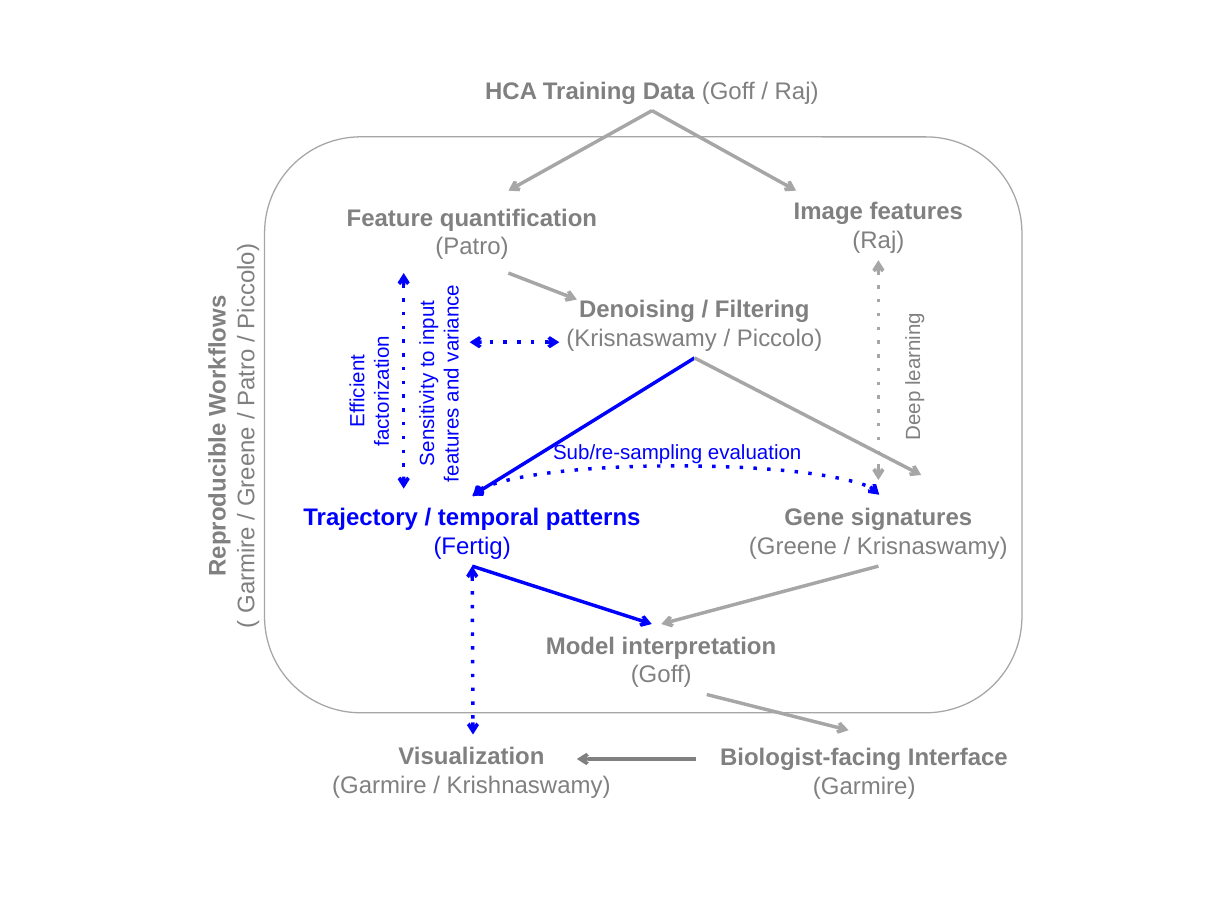
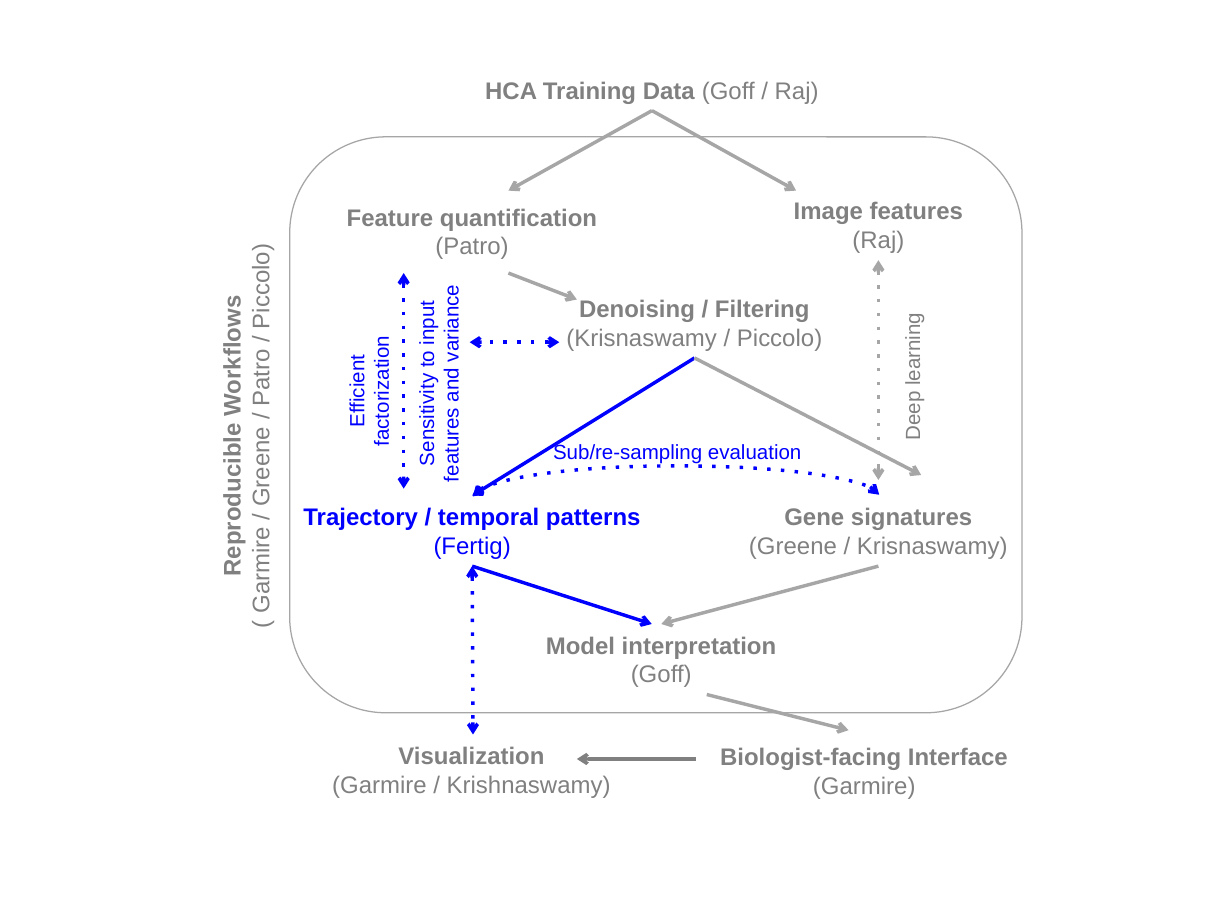
Before and after one commit to FertigLab/HCA, a slide deck: slide 1 of CollaborativeNetwork.pptx. Drawn at 1232x924 pixels with LibreOffice and Linux fonts; fonts in the diff are those of the drawing. Boxes give left, top, right and bottom in pixels: in the first picture for what was removed or moved away, otherwise in the second. Text is boxed around its words. In the diff, an @@ line names an element or a change of style, - is before the commit and + after.

Commit message:
small edits

```diff
--- a/CollaborativeNetwork.pptx
+++ b/CollaborativeNetwork.pptx
@@ rounded rectangle: place and size @@
-rounded rectangle at <box>265,137,1023,712</box>
+rounded rectangle at <box>290,137,1021,712</box>
@@ text "Reproducible Workflows": place and size @@
-text "Reproducible Workflows" at <box>204,253,260,612</box>
+text "Reproducible Workflows" at <box>219,253,275,612</box>
```
